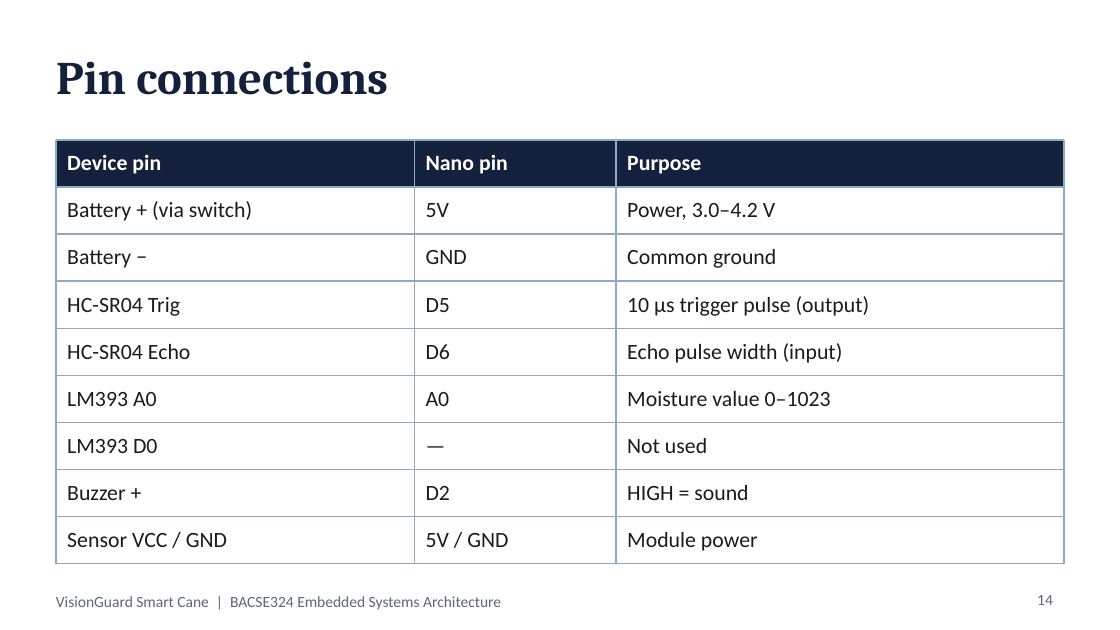
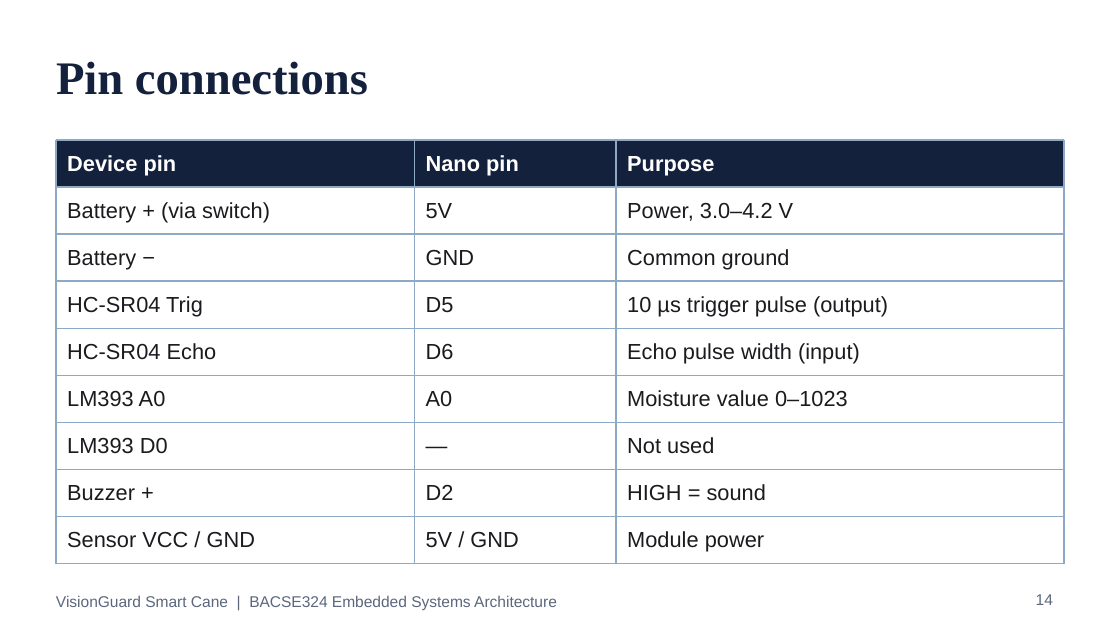
Before and after one commit to darshanpvt007-afk/visionguard-smart-cane, a slide deck: slide 14 of docs/VisionGuard_Presentation.pptx. Drawn at 1120x630 pixels with LibreOffice and Linux fonts; fonts in the diff are those of the drawing. Boxes give left, top, right and bottom in pixels: in the first picture for what was removed or moved away, otherwise in the second. Text is boxed around its words. In the diff, an @@ line names an element or a change of style, - is before the commit and + after.

```diff
--- a/docs/VisionGuard_Presentation.pptx
+++ b/docs/VisionGuard_Presentation.pptx
@@ title "Pin connections" at box(56, 61, 368, 95): font Cambria to Times New Roman @@
@@ table at box(56, 140, 1064, 555) @@
@@ font Calibri to Arial @@
@@ text "VisionGuard Smart Cane | BACSE324 ..." at box(56, 595, 557, 610): font Calibri to Arial @@
@@ page number at box(1036, 594, 1053, 605): font Calibri to Arial @@
```
Also in this commit, not shown: 24 other slides changed, 7 other files.
